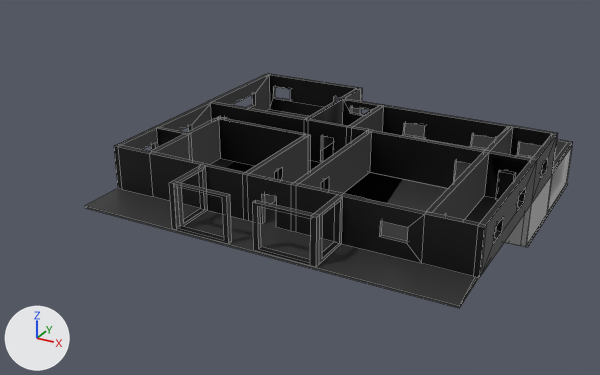
An edit to the FBX model Assets/Proyecto/Sprites/Modelos/EstructuraCasa.fbx, drawn before and after from the same camera.
Both versions are drawn from a 50 mm lens placed at (140.0, -273.0, 133.0), pointed at (-10.0, 0.0, -3.0). Arrows for +X, +Y and +Z are at lower left; the lights stay in place. Mesh edges are drawn as thin lines. Where no turn or scale is listed for an object, it has been applied to the vertices. Vertices at the same position are counted once.
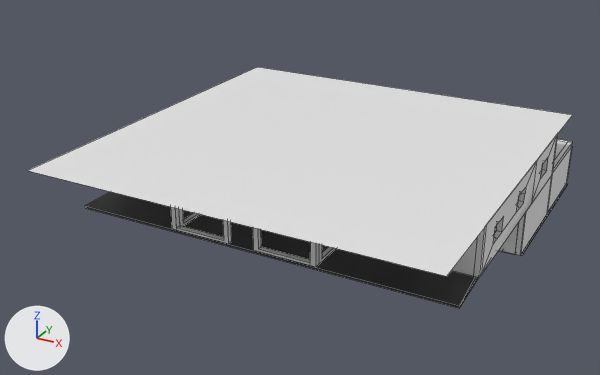
Where the change shows, as pixel boxes [x1, y1, x2, y2] in the pictures (600 x 375 px):
'Techo1erPiso', added
    after: [27, 67, 572, 276]
'Paredes', reshaped
    before: [114, 73, 573, 278]
    after: [171, 134, 558, 278]
'ParedesSótano', added
    after: [498, 139, 573, 256]
'Plane.002', reshaped (12% wider, 14% taller)
    before: [526, 184, 568, 247]
    after: [521, 184, 568, 256]
part 1 of me_cube_003, cut back
    before: [366, 110, 573, 247]
part 2 of me_cube_003, recoloured
    before: [114, 73, 558, 278]
    after: [171, 134, 558, 278]

The change, as a list of edits to the scene's bpy script:
```text
Add mat_checkertexture:
    mat_checkertexture = principled_material('CheckerTexture')
    mat_checkertexture.base_color = (0.8, 0.8, 0.8)  # white #e7e7e7
Change me_cube_003:
    used by ob_paredes; location = (0.0, 0.0, 0.0)
    remove me_cube_003.from_pydata(...)  # 693 vertices, 475 faces; spans x -70.0..78.0, y -61.0..93.0, z -18.0..18.0
    add me_cube_003.from_pydata(...)  # 593 vertices, 365 faces; spans x -70.0..78.0, y -61.0..93.0, z 0.0..18.0
    me_cube_003 part 1
    104 vertices are removed from x -20.0..78.0, y 19.0..93.0, z -18.0..12.0
    114 faces are deleted
    4 vertices are added at (65.0, 21.0, 0.0), (71.0, 21.0, 0.0), (65.0, 23.0, 0.0), (71.0, 23.0, 0.0)
    4 new faces join them
    me_cube_003 part 2: 361 faces spanning x -70.0..78.0, y -61.0..93.0, z 0.0..18.0 switch from mat_paredes (picture img_paletadecolores_png) to mat_checkertexture (white #e7e7e7)
Change me_plane_002:
    where me_plane_002.from_pydata(...)  # 4 vertices, 1 face; spans x -19.8..78.8, y -31.8..38.8, z 0.0
    used by ob_plane_002; location = (0.0, 53.0, -18.0)
    me_plane_002 part 3
    me_plane_002.vertices[0].co: (-19.8, -31.8, 0.0) -> (-19.8, -39.8, 0.0)
    me_plane_002.vertices[1].co: (78.8, -31.8, 0.0) -> (78.8, -39.8, 0.0)  # pixel (527, 247) -> pixel (522, 255)
Add me_plane_001:
    me_plane_001.from_pydata([(-79.0, -79.0, 0.0), (79.0, -79.0, 0.0), (-79.0, 79.0, 0.0), (79.0, 79.0, 0.0)], [], [(0, 2, 3, 1)])
    me_plane_001.materials.append(mat_checkertexture)  # white #e7e7e7
Add me_cube_002:
    me_cube_002.from_pydata(...)  # 163 vertices, 110 faces; spans x -20.0..78.0, y 11.0..92.7, z -18.0..2.0
    me_cube_002.materials.append(mat_checkertexture)  # white #e7e7e7
Add ob_techo1erpiso:
    ob_techo1erpiso = bpy.data.objects.new('Techo1erPiso', me_plane_001)
    ob_techo1erpiso.location = (0.0, 0.0, 19.0)
Add ob_paredessótano:
    ob_paredessótano = bpy.data.objects.new('ParedesSótano', me_cube_002)
    ob_paredessótano.location = (0.0, 0.0, 0.0)
```
